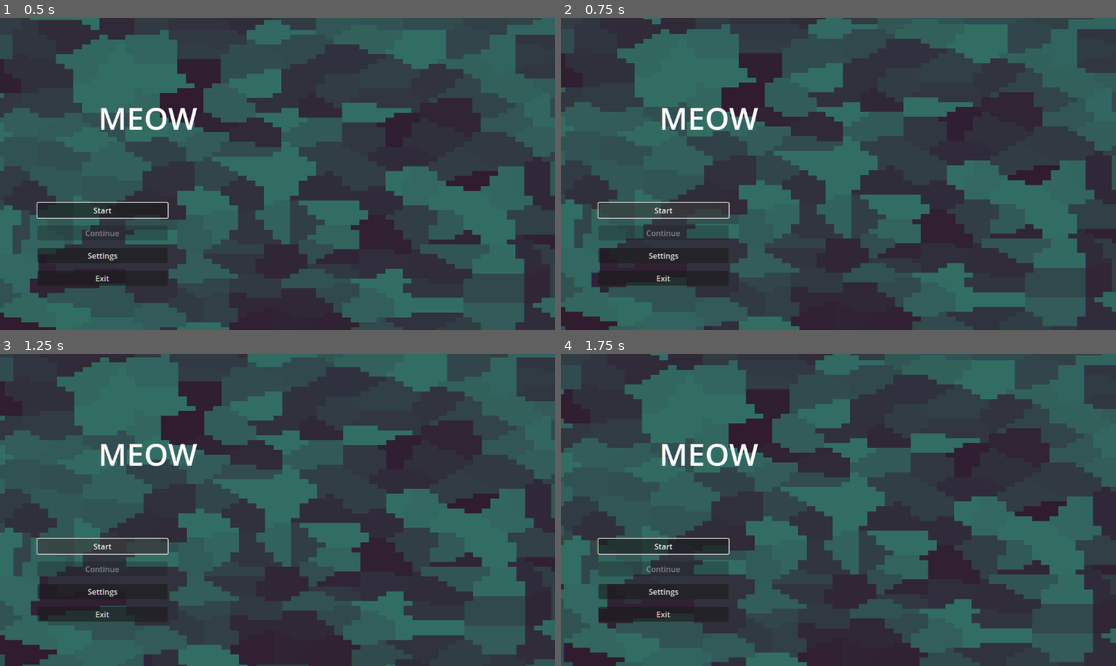
Above: before the commit, frames 1-4 (two rows, left to right).
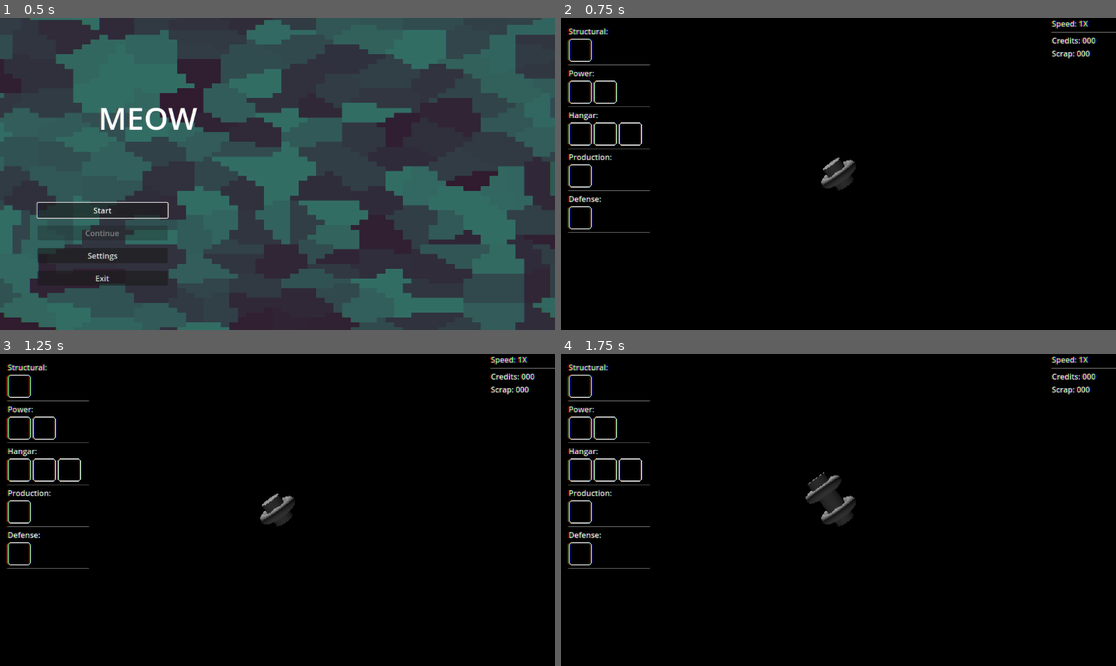
Above: after the commit, the same moments.

Repository: pjimenez1502/SpaceBoard
Game: Godot game, scene res://Components/Game/GAME.tscn
Two runs of this game, one before a commit and one after it. Both use one fixed random seed, a clock stepped at 60 frames per second and the inputs below.
Inputs (mouse positions are in pixels of both pictures, inside the frame that each line leads up to):
- Up to frame 1 (0.5 s): no input
- Up to frame 2 (0.75 s): click "Start" at 0.5 s
- Up to frame 3 (1.25 s): no input
- Up to frame 4 (1.75 s): click (577, 385) at 1.27 s

Frame 1 is identical in both runs. In frame 2, 100% of the frame differs, in the area x 0-100%, y 0-100%; in frame 3, 100%; in frame 4, 100%.
Error before the commit: Parse Error: Too many arguments for "generate_new_station()" call. Expected at most 0 but received 1. (res://Components/_Global/Game_Director.gd:8)

Commit message:
feature: Build rings using ui

Diff:
--- a/Components/Station/Station Components/station_ring.tscn
+++ b/Components/Station/Station Components/station_ring.tscn
@@ -11,7 +11,7 @@
 [sub_resource type="CylinderMesh" id="CylinderMesh_dtv46"]
 top_radius = 0.1
 bottom_radius = 0.1
-height = 1.2
+height = 0.6
 radial_segments = 16
 
 [sub_resource type="TorusMesh" id="TorusMesh_dtv46"]
--- a/Components/Station/station_scene.tscn
+++ b/Components/Station/station_scene.tscn
@@ -1,10 +1,8 @@
-[gd_scene load_steps=13 format=3 uid="uid://cjqgf73smtn4y"]
+[gd_scene load_steps=11 format=3 uid="uid://cjqgf73smtn4y"]
 
 [ext_resource type="Shader" uid="uid://capyldf343kln" path="res://Shader/Edge Detection.gdshader" id="1_3jfne"]
 [ext_resource type="Script" uid="uid://whmuc02c17w6" path="res://Components/Station/station_scene.gd" id="1_qot31"]
 [ext_resource type="Script" uid="uid://jjdn75ju5cku" path="res://Components/Station/camera_pivot.gd" id="3_53pab"]
-[ext_resource type="PackedScene" uid="uid://i1wet1ug8xht" path="res://Components/Station/Station Components/station_ring.tscn" id="3_o1uw3"]
-[ext_resource type="PackedScene" uid="uid://dkctibhnt8qyf" path="res://Components/Station/Station Components/AddButton/add_button.tscn" id="4_qpcng"]
 [ext_resource type="Script" uid="uid://c1fm12tdgiak3" path="res://Components/Station/debug_resources.gd" id="4_ymya1"]
 [ext_resource type="Texture2D" uid="uid://beo4ycfrjkme4" path="res://UI/ButtonBorder.png" id="5_bkg3q"]
 [ext_resource type="Script" uid="uid://c4pbv7w31eigc" path="res://Components/Station/buy_menu.gd" id="6_qpcng"]
@@ -70,23 +68,6 @@
 unique_name_in_owner = true
 transform = Transform3D(0.819152, -0.573576, 0, 0.554032, 0.79124, -0.258819, 0.148453, 0.212012, 0.965926, 0, 0, 0)
 
-[node name="AddButtons" type="Node3D" parent="SubViewportContainer/SubViewport/Station Scene/Station"]
-transform = Transform3D(1, 0, 1.49012e-08, 2.98023e-08, 1, 0, -1.49012e-08, -1.49012e-08, 1, 0, 0, 0)
-visible = false
-
-[node name="1" parent="SubViewportContainer/SubViewport/Station Scene/Station/AddButtons" instance=ExtResource("4_qpcng")]
-transform = Transform3D(1, -3.72529e-08, 1.49012e-08, -6.70552e-08, 1, 0, -2.98023e-08, -1.49012e-08, 1, -1.86265e-08, 0.5, 0)
-level = 1
-
-[node name="0" parent="SubViewportContainer/SubViewport/Station Scene/Station/AddButtons" instance=ExtResource("4_qpcng")]
-transform = Transform3D(1, 0, 1.49012e-08, 2.98023e-08, 1, 0, -1.49012e-08, -1.49012e-08, 1, 0, 0, 0)
-
-[node name="-1" parent="SubViewportContainer/SubViewport/Station Scene/Station/AddButtons" instance=ExtResource("4_qpcng")]
-transform = Transform3D(1, 0, 1.49012e-08, 2.98023e-08, 1, 0, -1.49012e-08, -1.49012e-08, 1, 0, -0.5, 0)
-level = -1
-
-[node name="Station Ring" parent="SubViewportContainer/SubViewport/Station Scene/Station" instance=ExtResource("3_o1uw3")]
-
 [node name="WorldEnvironment" type="WorldEnvironment" parent="SubViewportContainer/SubViewport/Station Scene"]
 environment = SubResource("Environment_3jfne")
 
--- a/Components/_Global/Station_Director.gd
+++ b/Components/_Global/Station_Director.gd
@@ -1,15 +1,35 @@
 extends Node
 
+const asset_list: Dictionary = {
+	"ring": preload("res://Components/Station/Station Components/station_ring.tscn"),
+}
+
 const RING_HEIGHT : float = 0.5
+var station: Node3D
 
 var st_rings: Array[StationRing]
 var st_attatchments: Array[StationAttachment]
 
-func generate_new_station() -> void:
+func generate_new_station(station_slot: Node3D) -> void:
+	station = station_slot
+	build_new_ring()
+
+func build_new_ring() -> void:
+	var ring_index: int = find_next_index()
+	print("NEXT_INDEX: ", ring_index)
+	var new_ring : StationRing = asset_list["ring"].instantiate()
+	station.add_child(new_ring)
+	new_ring.position = Vector3.UP * ring_index * RING_HEIGHT
+	st_rings.append(new_ring)
+
+func build_attachment(ring: int, slot: int, attatchment: StationAttachment) -> void:
 	pass
 
-func build_new_ring() -> void:
-	pass
 
-func build_attatchment(ring: int, slot: int, attatchment: StationAttachment) -> void:
-	pass
+func find_next_index() -> int:
+	var ring_count : int = st_rings.size()
+	if ring_count == 0:
+		return 0
+	if ring_count % 2 == 0:
+		return -ring_count / 2
+	return (ring_count / 2) + 1
